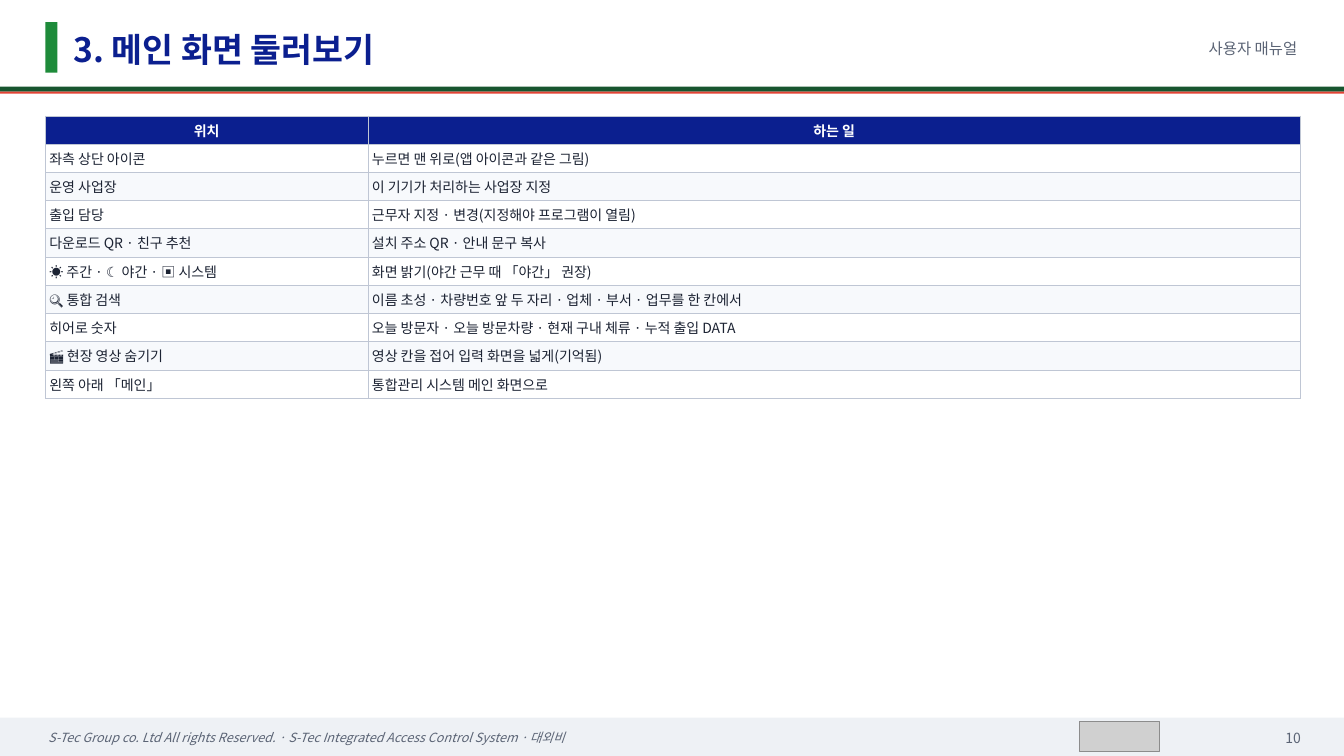
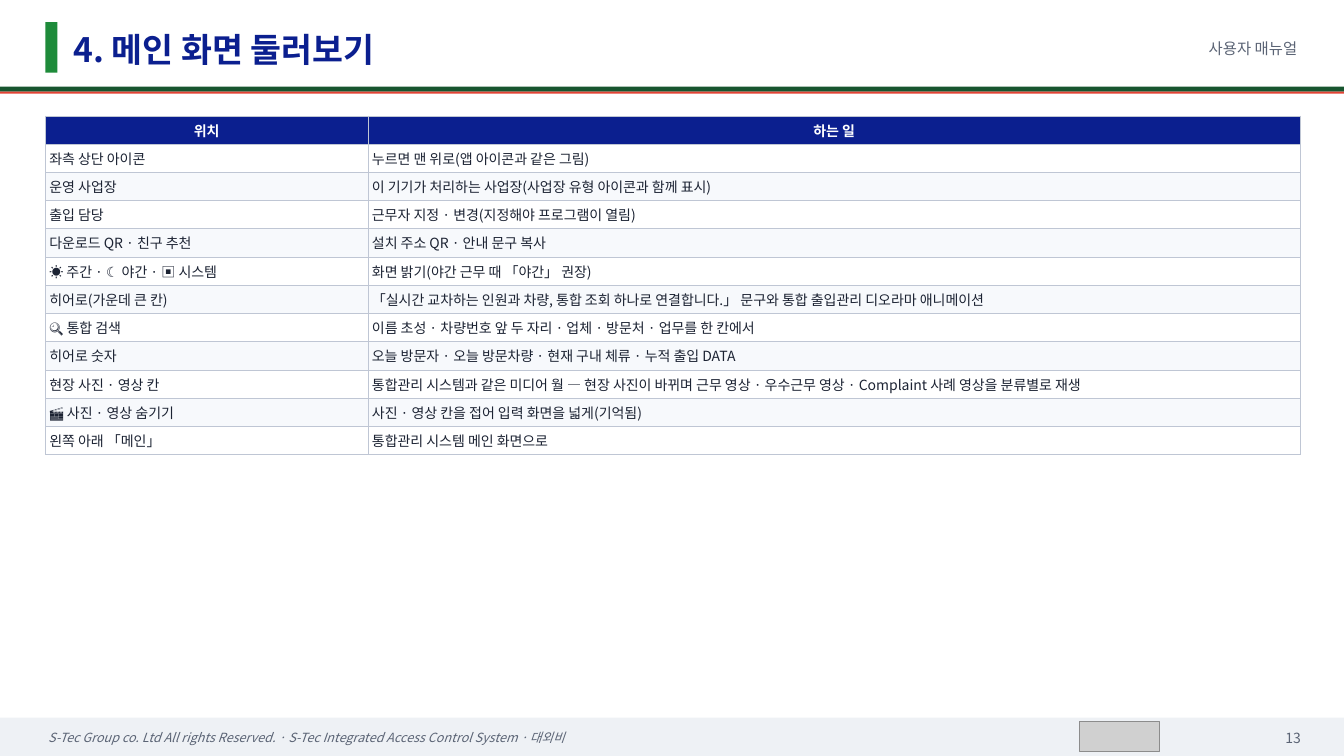
Before and after one commit to sadness500-boop/S-Tec-Integrated-Access-Control-System, a slide deck: slide 13 of docs/매뉴얼/에스텍_통합출입관리시스템_사용자매뉴얼.pptx (slide 10 before the commit). Drawn at 1344x756 pixels with LibreOffice and Linux fonts; fonts in the diff are those of the drawing; grey boxes stand for pictures. Boxes give left, top, right and bottom in pixels: in the first picture for what was removed or moved away, otherwise in the second. Text is boxed around its words. In the diff, an @@ line names an element or a change of style, - is before the commit and + after.

```diff
--- a/docs/매뉴얼/에스텍_통합출입관리시스템_사용자매뉴얼.pptx
+++ b/docs/매뉴얼/에스텍_통합출입관리시스템_사용자매뉴얼.pptx
@@ text at [73,33,375,65]: text changed @@
-3. 메인 화면 둘러보기
+4. 메인 화면 둘러보기
@@ table at [45,116,1301,452] @@
-row 3, column 2: 이 기기가 처리하는 사업장 지정
+row 3, column 2: 이 기기가 처리하는 사업장(사업장 유형 아이콘과 함께 표시)
-row 7: 🔍 통합 검색 | 이름 초성 · 차량번호 앞 두 자리 · 업체 · 부서 · 업무를 한 칸에서
+row 7: 히어로(가운데 큰 칸) | 「실시간 교차하는 인원과 차량, 통합 조회 하나로 연결합니다.」 문구와 통합 출입관리 디오라마 애니메이션
+row 8: 🔍 통합 검색 | 이름 초성 · 차량번호 앞 두 자리 · 업체 · 방문처 · 업무를 한 칸에서
-row 9: 🎬 현장 영상 숨기기 | 영상 칸을 접어 입력 화면을 넓게(기억됨)
+row 10: 현장 사진 · 영상 칸 | 통합관리 시스템과 같은 미디어 월 — 현장 사진이 바뀌며 근무 영상 · 우수근무 영상 · Complaint 사례 영상을 분류별로 재생
+row 11: 🎬 사진 · 영상 숨기기 | 사진 · 영상 칸을 접어 입력 화면을 넓게(기억됨)
@@ text at [1285,732,1301,743]: text changed @@
-10
+13
```
Also in this commit, not shown: 36 other slides changed, 7 slides added, 28 other files.
